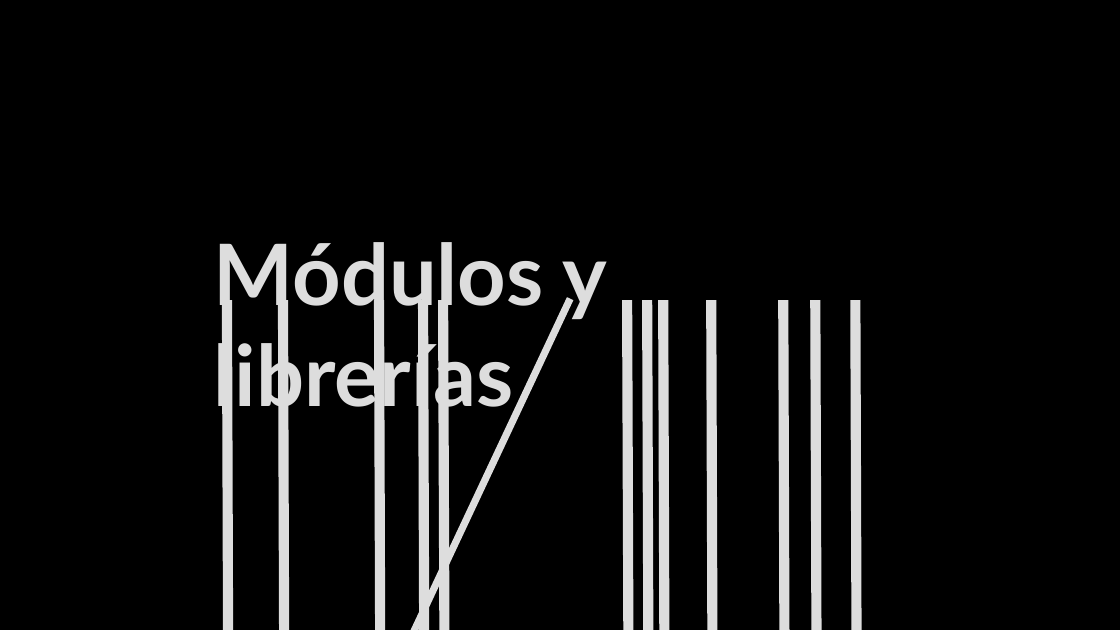
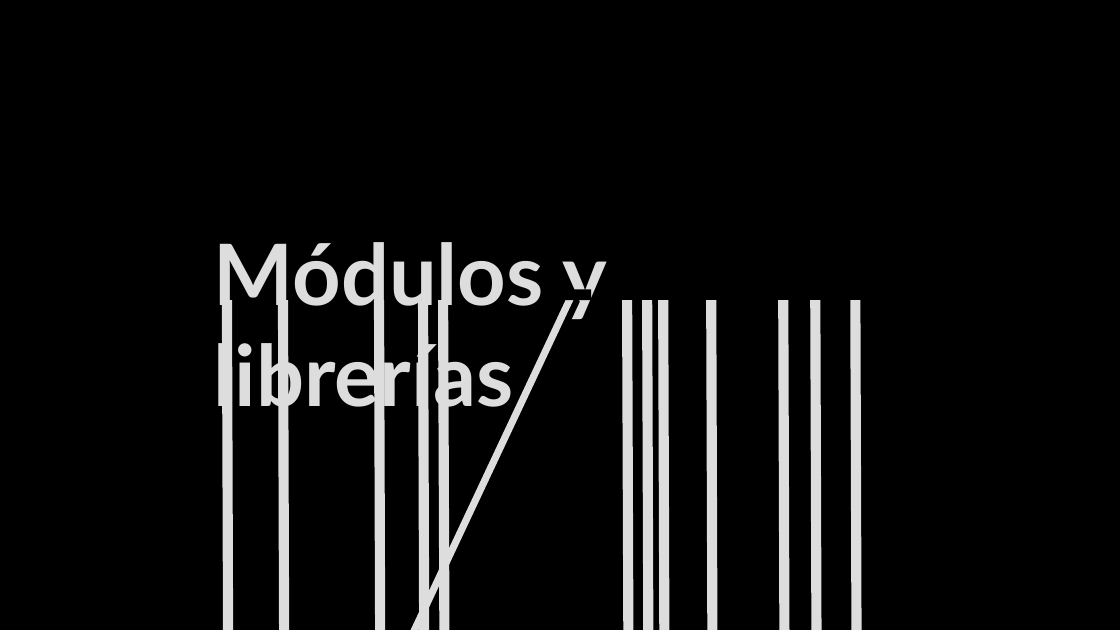
Before and after one commit to uibcdf/Taller-Python, a slide deck: slide 7 of semana_4/slides/slides.odp (slide 6 before the commit). Drawn at 1120x630 pixels with LibreOffice and Linux fonts; fonts in the diff are those of the drawing. Boxes give left, top, right and bottom in pixels: in the first picture for what was removed or moved away, otherwise in the second. Text is boxed around its words. In the diff, an @@ line names an element or a change of style, - is before the commit and + after.

```diff
--- a/semana_4/slides/slides.odp
+++ b/semana_4/slides/slides.odp
@@ rectangle added at <box>555,290,592,301</box>, fill #000000 @@
```
Also in this commit, not shown: 1 other slide changed, 3 slides added, 5 other files.
